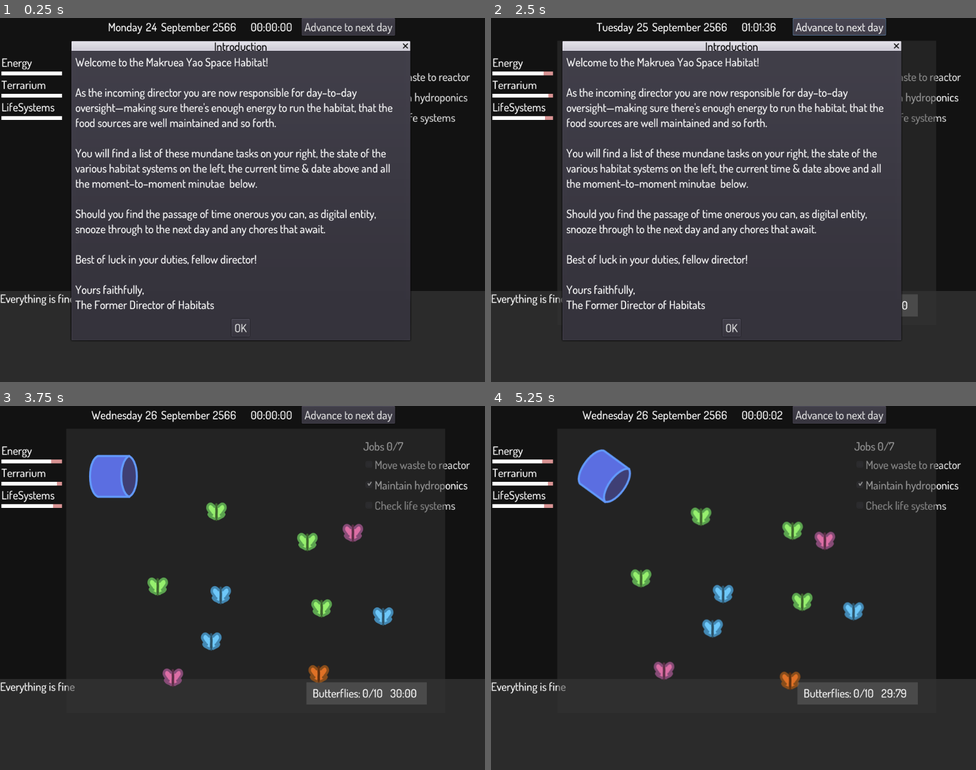
Above: before the commit, frames 1-4 (two rows, left to right).
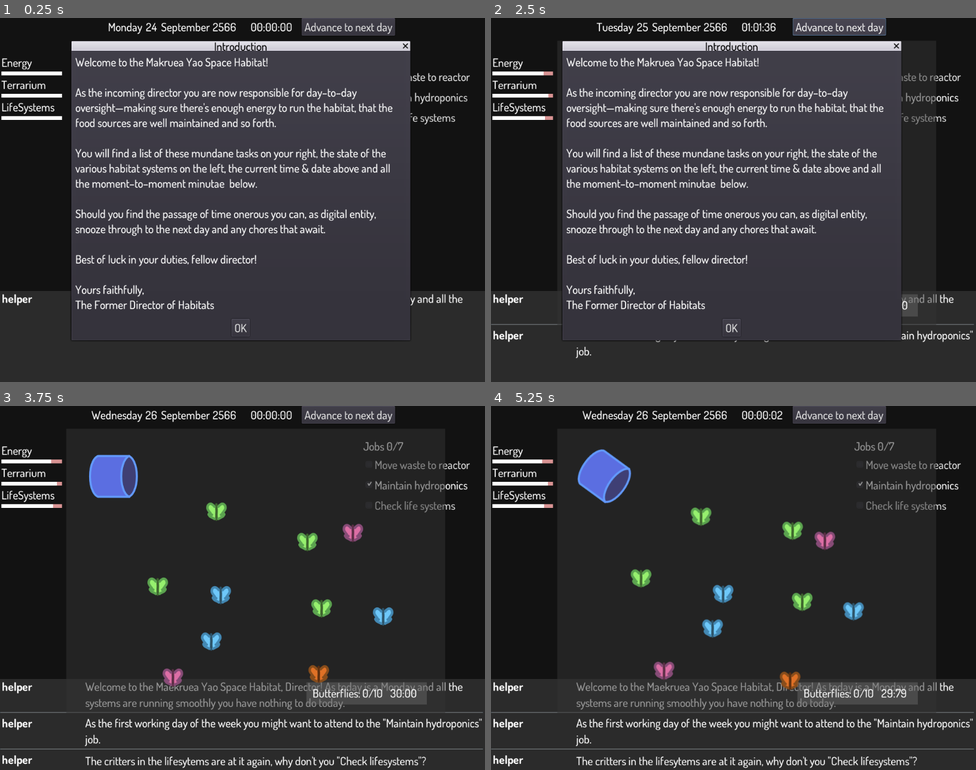
Above: after the commit, the same moments.

Repository: broquaint/eggjam20
Game: Godot game, scene res://Root.tscn
Same seed, same stepped clock (60 frames per second), same inputs: the game is played once before the commit and once after it.
Inputs:
- Up to frame 1 (0.25 s): no input
- Up to frame 2 (2.5 s): click "Maintain hydroponics" at 0.5 s; click "Advance to next day" at 1.25 s; click "Advance to next day" at 2 s
- Up to frame 3 (3.75 s): click "OK" at 2.75 s; click "Move waste to reactor" at 3.5 s
- Up to frame 4 (5.25 s): click "Check life systems" at 4.25 s; tap Enter (ui_accept) at 5 s; hold Right (move_right) from 5.03 s (still down)

The runs differ from the first frame. In frame 1, 0.3% of the frame differs, in the area x 0-96%, y 75-79%; in frame 2, 0.6%; in frame 3, 3.4%, in the area x 0-100%, y 75-100%; in frame 4, 3.4%.

Commit message:
Add messages system
As per usual it's very ropey but it's the start of something.

Diff:
--- a/Root.tscn
+++ b/Root.tscn
@@ -6,6 +6,8 @@
 [ext_resource path="res://scripts/Status.gd" type="Script" id=4]
 [ext_resource path="res://scripts/Measures.gd" type="Script" id=5]
 [ext_resource path="res://scenes/MeasureStatus.tscn" type="PackedScene" id=6]
+[ext_resource path="res://scenes/MessageEntry.tscn" type="PackedScene" id=7]
+[ext_resource path="res://scripts/MessageManager.gd" type="Script" id=8]
 
 [sub_resource type="StyleBoxFlat" id=1]
 bg_color = Color( 0.317647, 0.317647, 0.317647, 0.392157 )
@@ -175,23 +177,23 @@
 margin_bottom = 340.0
 text = "Reply to questions"
 
-[node name="ScrollContainer" type="ScrollContainer" parent="UI"]
+[node name="Messages" type="ScrollContainer" parent="UI"]
 margin_top = 576.0
 margin_right = 1024.0
 margin_bottom = 768.0
 custom_styles/bg = SubResource( 1 )
-
-[node name="VBoxContainer" type="VBoxContainer" parent="UI/ScrollContainer"]
-margin_right = 158.0
+scroll_horizontal_enabled = false
+script = ExtResource( 8 )
+
+[node name="List" type="VBoxContainer" parent="UI/Messages"]
+margin_right = 1026.0
 margin_bottom = 31.0
 
-[node name="Label" type="Label" parent="UI/ScrollContainer/VBoxContainer"]
-margin_right = 158.0
+[node name="ExampleA" parent="UI/Messages/List" instance=ExtResource( 7 )]
+margin_right = 1026.0
 margin_bottom = 31.0
-text = "Everything is fine"
 
 [node name="IntroMessage" type="AcceptDialog" parent="UI"]
-visible = true
 margin_left = 151.0
 margin_top = 69.0
 margin_right = 866.0
--- /dev/null
+++ b/scenes/MessageEntry.tscn
@@ -0,0 +1,30 @@
+[gd_scene load_steps=2 format=2]
+
+[ext_resource path="res://ui.tres" type="Theme" id=1]
+
+[node name="MessageEntry" type="HBoxContainer"]
+margin_right = 1026.0
+margin_bottom = 36.0
+theme = ExtResource( 1 )
+
+[node name="Source" type="RichTextLabel" parent="."]
+margin_right = 160.0
+margin_bottom = 38.0
+rect_min_size = Vector2( 160, 38 )
+bbcode_enabled = true
+bbcode_text = "[b]System update[/b]"
+text = "System update"
+
+[node name="VSeparator" type="VSeparator" parent="."]
+margin_left = 164.0
+margin_right = 172.0
+margin_bottom = 38.0
+
+[node name="Contents" type="Label" parent="."]
+margin_left = 176.0
+margin_top = 3.0
+margin_right = 1016.0
+margin_bottom = 34.0
+rect_min_size = Vector2( 840, 0 )
+text = "Welcome to blah blah blah"
+autowrap = true
--- a/scripts/CheckLifeSystems.gd
+++ b/scripts/CheckLifeSystems.gd
@@ -48,7 +48,7 @@
 
 	var rand_indices = range(0, 20)
 	rand_indices.shuffle()
-	var critter_indices = rand_indices.slice(0, arguments.critters)
+	var critter_indices = rand_indices.slice(0, arguments.critters-1)
 	for idx in critter_indices:
 		new_switches[idx].switch_flipped()
 
--- a/scripts/Game.gd
+++ b/scripts/Game.gd
@@ -3,6 +3,7 @@
 signal clock_tick(clock_time)
 signal calendar_update()
 signal job_finished(res)
+signal daily_message(source, message)
 
 var clock_time : int = 0
 
@@ -20,6 +21,9 @@
 	$UI/Status/Advance.connect("pressed", self, "advance_day")
 	$PassageOfTime.connect('timeout', self, 'tick')
 
+	connect('daily_message', $UI/Messages, 'message_received')
+	Habitat.connect('measure_change_message', $UI/Messages, 'message_received')
+
 	for stub in $UI/JobList/Jobs.get_children():
 		$UI/JobList/Jobs.remove_child(stub)
 	for job in Habitat.jobs:
@@ -36,9 +40,16 @@
 
 	$PassageOfTime.start()
 
+	next_daily_message()
+
 func roll_over_clock():
 	clock_time = 0
 	emit_signal("calendar_update")
+	if not day_help_messages.empty():
+		next_daily_message()
+
+func next_daily_message():
+	emit_signal('daily_message', "helper", day_help_messages.pop_front())
 
 func tick():
 	clock_time += 1
@@ -73,3 +84,16 @@
 	yield(fade, 'finished')
 
 	emit_signal("job_finished", res)
+
+var day_help_messages = [
+	# Monday
+	'Welcome to the Maekruea Yao Space Habitat, Director! As today is a Monday and all the systems are running smoothly you have nothing to do today.', # Maybe make games freely playable on Mondays??
+	# Tuesday
+	'As the first working day of the week you might want to attend to the "Maintain hydroponics" job.',
+	# Wednesday
+	'The critters in the lifesytems are at it again, why don\'t you "Check lifesystems"?',
+	# Thursday
+	'This is yet another day …',
+	# Friday
+	'Last day of the week, hurrah!'
+]
--- a/scripts/Habitat.gd
+++ b/scripts/Habitat.gd
@@ -2,6 +2,7 @@
 extends Node
 
 signal measures_updated()
+signal measure_change_message(source, message)
 
 const CONFIG_PATH = 'user://gamestate.cfg'
 
@@ -96,7 +97,8 @@
 
 	var up_by = float(ENERGY_USAGE) * (float(res.score) / float(res.total))
 	var new_val = clamp(energy + up_by, 0.0, float(ENERGY_MAX))
-	print("energy from ", energy, ' to ', new_val, ' based on ', res, ' up by ', up_by)
+#	emit_signal('measure_change_message', "System update", "energy from ", energy, ' to ', new_val, ' based on ', res, ' up by ', up_by)
+	emit_signal('measure_change_message', "System update", "energy from %.2f to %.2f, up by %.2f" % [energy, new_val, up_by])
 	energy = new_val
 	trash_balls -= res.total
 
--- /dev/null
+++ b/scripts/MessageManager.gd
@@ -0,0 +1,25 @@
+extends ScrollContainer
+
+onready var message_entry_scene : PackedScene = preload("res://scenes/MessageEntry.tscn")
+
+var message_seen = []
+func _ready():
+	$List.remove_child($List/ExampleA)
+
+func message_received(source, message):
+	if not message_seen.empty():
+		$List.add_child(HSeparator.new())
+
+	message_seen.append(message)
+
+	var entry = message_entry_scene.instance()
+	# Mostly useless but at least adds a few pixels of LHS space!
+	entry.add_spacer(true)
+	entry.get_node("Source").bbcode_text = '[b]%s[/b]' % source
+	entry.get_node('Contents').text = message
+	entry.margin_left = 6.0
+	$List.add_child(entry)
+
+	# via https://github.com/godotengine/godot-proposals/issues/3629
+	yield(get_tree(), "idle_frame")
+	ensure_control_visible(entry)
--- a/ui.tres
+++ b/ui.tres
@@ -1,20 +1,27 @@
-[gd_resource type="Theme" load_steps=5 format=2]
+[gd_resource type="Theme" load_steps=7 format=2]
 
 [ext_resource path="res://assets/fonts/Dosis-Medium.ttf" type="DynamicFontData" id=1]
+[ext_resource path="res://assets/fonts/Dosis-Bold.ttf" type="DynamicFontData" id=2]
 
 [sub_resource type="DynamicFont" id=1]
 size = 24
 font_data = ExtResource( 1 )
 
-[sub_resource type="StyleBoxEmpty" id=3]
+[sub_resource type="DynamicFont" id=4]
+size = 24
+font_data = ExtResource( 2 )
 
 [sub_resource type="DynamicFont" id=2]
 size = 24
 font_data = ExtResource( 1 )
 
+[sub_resource type="StyleBoxEmpty" id=3]
+
 [resource]
 default_font = SubResource( 2 )
 Label/colors/font_color = Color( 1, 1, 1, 1 )
 Label/fonts/font = SubResource( 1 )
+RichTextLabel/fonts/bold_font = SubResource( 4 )
+RichTextLabel/fonts/normal_font = SubResource( 2 )
 VSeparator/constants/separation = 8
 VSeparator/styles/separator = SubResource( 3 )
Not shown: 1 places in Root.tscn that only renumber resources
Binary file added: assets/fonts/Dosis-Bold.ttf
